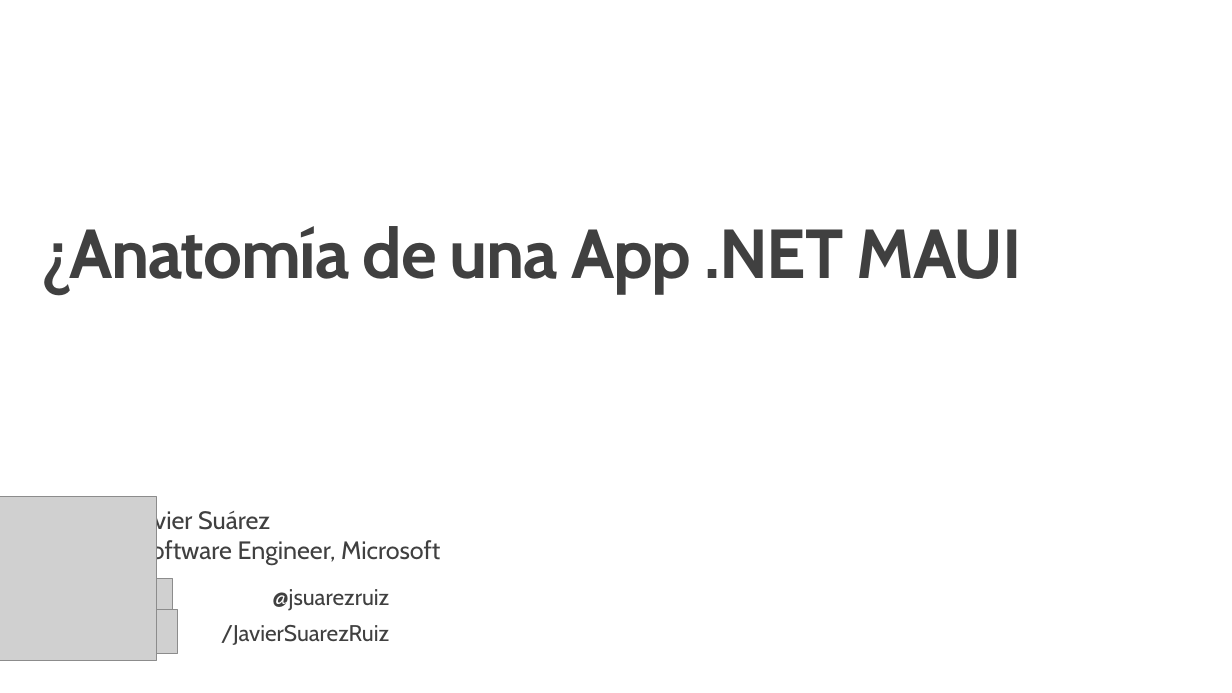
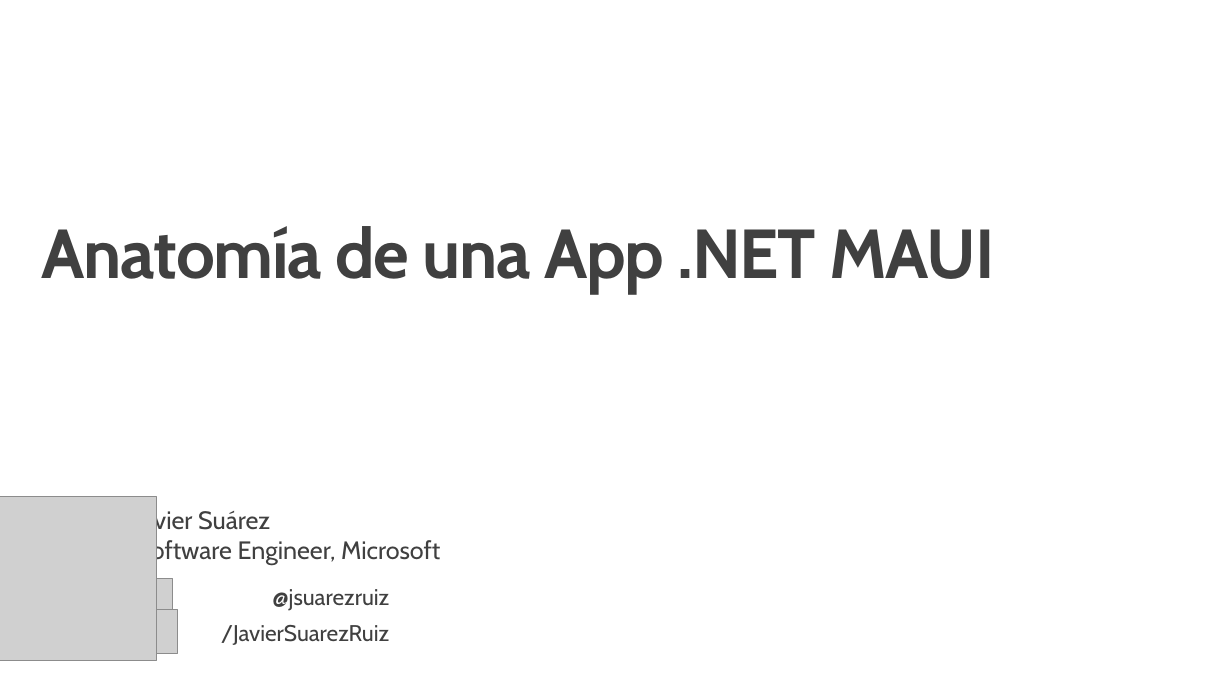
Before and after one commit to jsuarezruiz/taller-dotnet-maui, a slide deck: slide 1 of Bloque 1 - Introducción al desarrollo multiplataforma con .NET MAUI/Taller3 - Anatomía de una App .NET MAUI.pptx. Drawn at 1232x693 pixels with LibreOffice and Linux fonts; fonts in the diff are those of the drawing; grey boxes stand for pictures; background and template pictures are left out. Boxes give left, top, right and bottom in pixels: in the first picture for what was removed or moved away, otherwise in the second. Text is boxed around its words. In the diff, an @@ line names an element or a change of style, - is before the commit and + after.

Commit message:
Updated slides

```diff
--- a/Bloque 1 - Introducción al desarrollo multiplataforma con .NET MAUI/Taller3 - Anatomía de una App .NET MAUI.pptx
+++ b/Bloque 1 - Introducción al desarrollo multiplataforma con .NET MAUI/Taller3 - Anatomía de una App .NET MAUI.pptx
@@ title at [42, 226, 994, 294]: text changed @@
-¿Anatomía de una App .NET MAUI
+Anatomía de una App .NET MAUI
```
